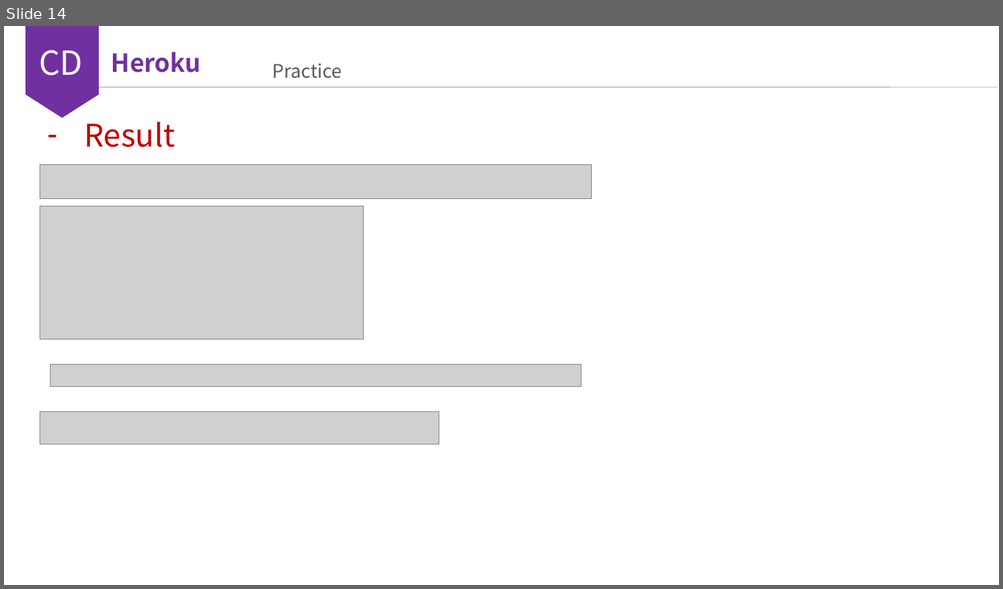
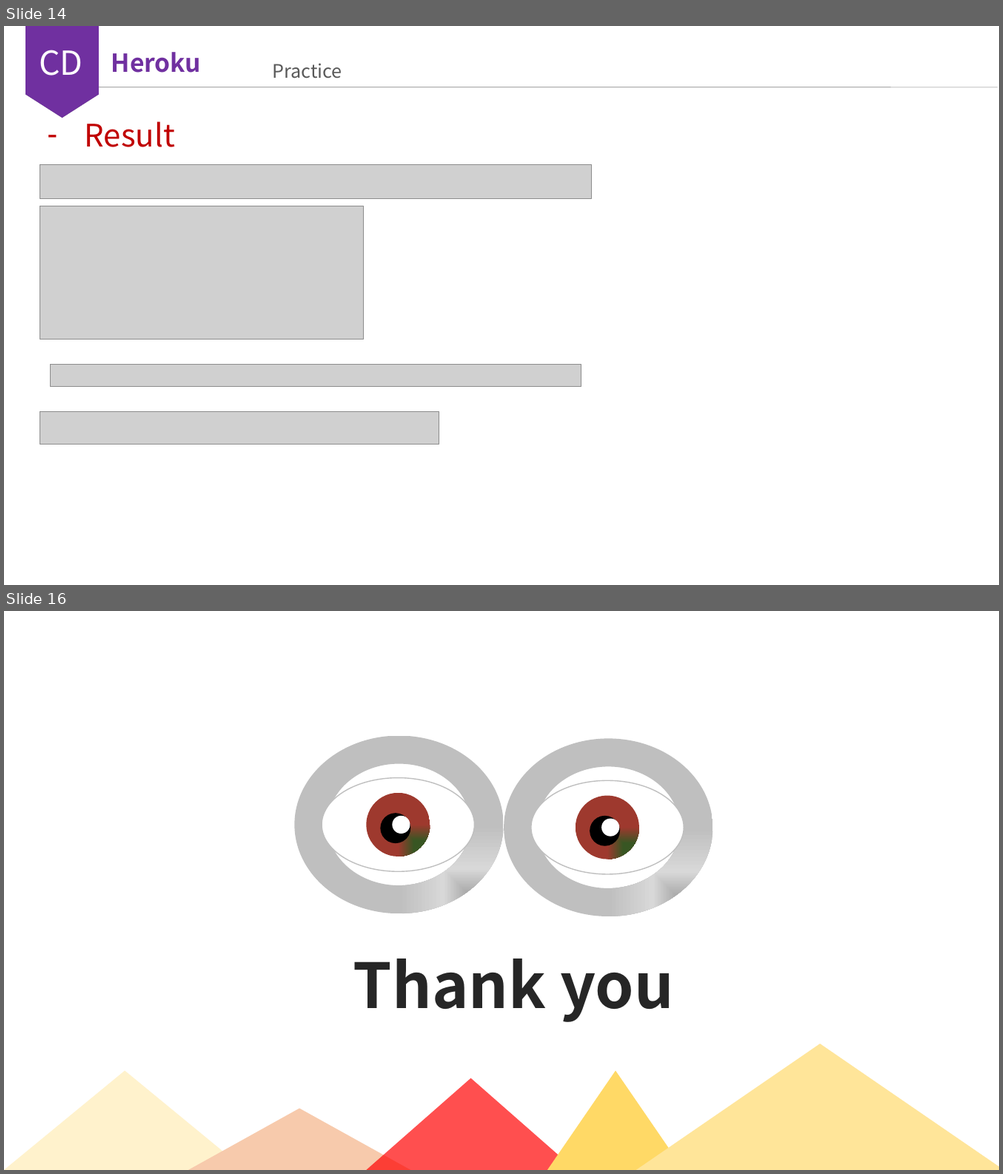
Before and after one commit to myuaggie/CICD, a slide deck: cicd.pptx. Shown one above the other, each under a label of ours: slide 14 before the commit, slides 14 and 16 after it; the slides between them are not shown. The pictures are 1003x589 and 1003x1174 pixels, drawn with LibreOffice and Linux fonts; fonts in the diff are those of the drawing; grey boxes stand for pictures. Boxes give left, top, right and bottom in pixels: in the first picture for what was removed or moved away, otherwise in the second. Text is boxed around its words. In the diff, an @@ line names an element or a change of style, - is before the commit and + after.

```diff
--- a/cicd.pptx
+++ b/cicd.pptx
@@ slide 16 added at [4,611,999,1170], background #FFFFFF @@
@@ freeform shape added at [294,735,504,914], fill gradient #7F7F7F to #D8D8D8 to #BFBFBF @@
@@ freeform shape added at [504,738,713,917], fill gradient #7F7F7F to #D8D8D8 to #BFBFBF @@
@@ ellipse added at [322,778,475,872], fill #FFFFFF, outline #BFBFBF 1 pt @@
@@ ellipse added at [531,780,684,874], fill #FFFFFF, outline #BFBFBF 1 pt @@
@@ ellipse added at [366,793,430,857], fill gradient #385623 to #9E392E @@
@@ ellipse added at [575,796,639,860], fill gradient #385623 to #9E392E @@
@@ ellipse added at [380,813,410,844], fill #000000 @@
@@ ellipse added at [392,816,410,834], fill #FFFFFF @@
@@ ellipse added at [589,816,620,847], fill #000000 @@
@@ ellipse added at [602,818,620,836], fill #FFFFFF @@
@@ text added at [353,959,674,1022], 60 pt, text #262626, bold @@
+Thank you
@@ triangle added at [636,1045,999,1170], fill #FFE599 @@
@@ triangle added at [4,1071,246,1170], fill #FFF2CC @@
@@ triangle added at [547,1071,684,1170], fill #FFD966 @@
@@ triangle added at [366,1079,575,1170], fill #FF0000 at 69% opacity @@
@@ triangle added at [188,1109,410,1170], fill #F7CAAC @@
```
Also in this commit, not shown: 1 other slide added.
